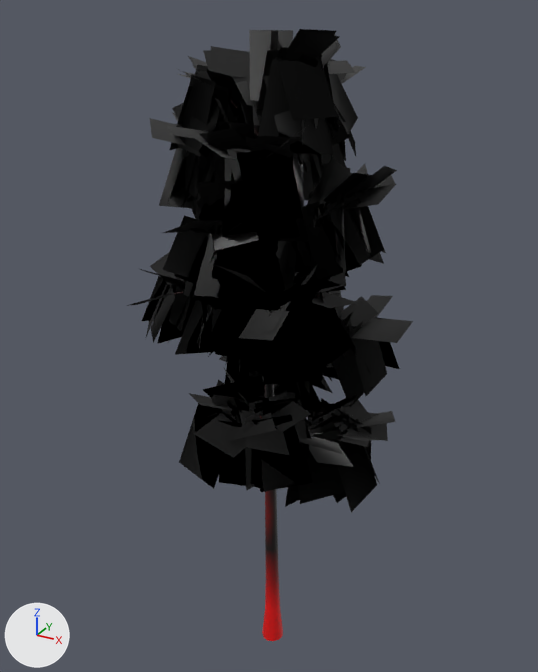
The glTF model public/assets/testmap/tree_birch_a.glb: old version first, new version second.
Both versions are drawn from a 50 mm camera at (6.8, -12.52, 14.11) aimed at (-0.47, 0.69, 7.51). The axes (+X, +Y, +Z) are drawn at lower left. The lights are the same throughout. The older version comes first. Vertices at exactly the same position are counted once.

Names of what the first picture shows: 'tree_birch_a.0', 'tree_birch_a.1'.
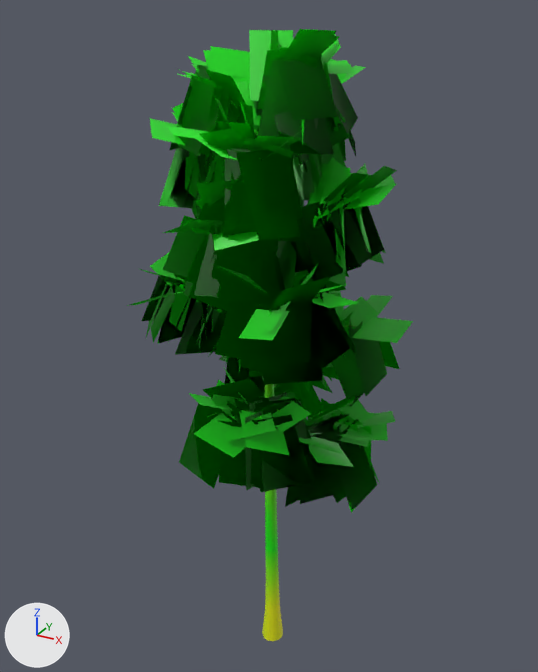
What the commit changed:
me_tree_birch_a_0 has 885 vertices, 1356 faces and spans x -2.86..1.96, y -2.25..2.67, z -0.3..13.54.
me_tree_birch_a_0 is used by ob_tree_birch_a_0; location (0.0, 0.0, 0.0).
me_tree_birch_a_0 part 1: 757 faces centred in x -2.56..1.69, y -2.06..2.38, z 2.77..13.28 are repainted in the vertex colours; the middle colour goes from black #000000 to green #25dd00.
me_tree_birch_a_0 part 2: 599 faces centred in x -2.29..1.75, y -1.87..2.04, z 0.0..12.92 are repainted in the vertex colours; the middle colour goes from dark red #4b0000 to green #21df00.
me_tree_birch_a_1 has 1980 vertices, 990 faces and spans x -3.4..2.62, y -2.95..3.66, z 4.51..13.81.
me_tree_birch_a_1 is used by ob_tree_birch_a_1; location (0.0, 0.0, 0.0).
me_tree_birch_a_1 part 3: 990 faces centred in x -3.1..2.2, y -2.59..3.09, z 5.01..13.57 are repainted in the vertex colours; the middle colour goes from black #000000 to green #00e100.

Boxes [x1, y1, x2, y2] around the edits, measured in the pictures (538 x 672 px):
part 1 of me_tree_birch_a_0, recoloured
    both: [170, 44, 357, 550]
part 2 of me_tree_birch_a_0, recoloured
    both: [174, 46, 348, 641]
part 3 of me_tree_birch_a_1, recoloured (black to green)
    both: [126, 29, 413, 512]
